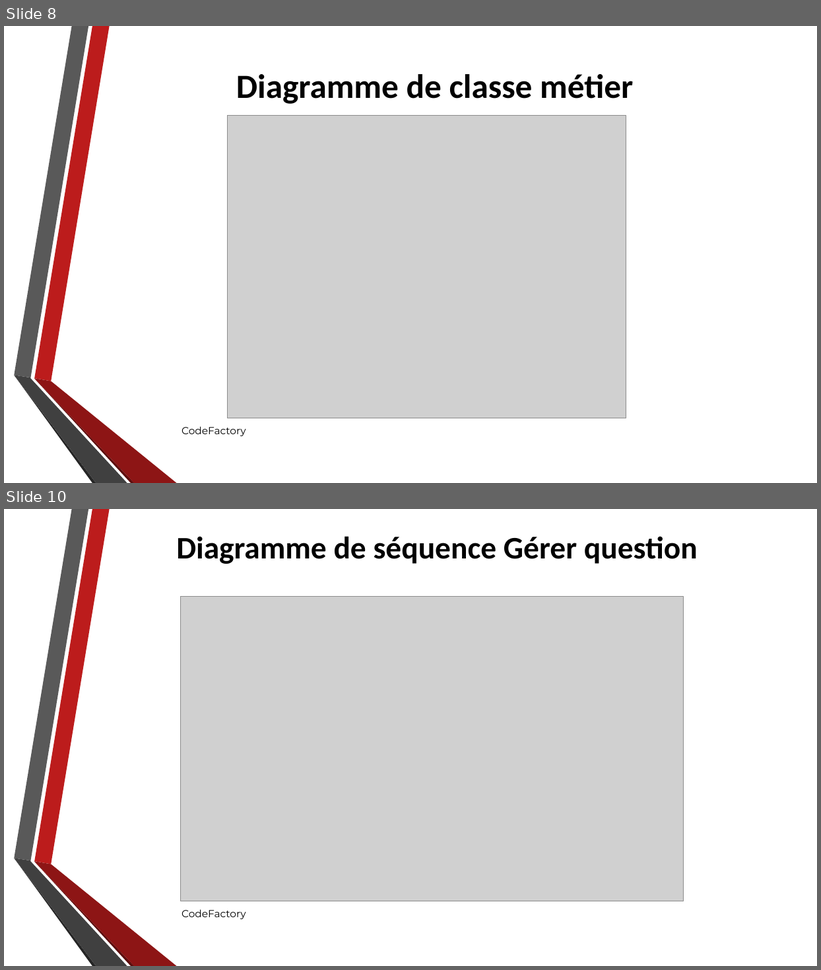
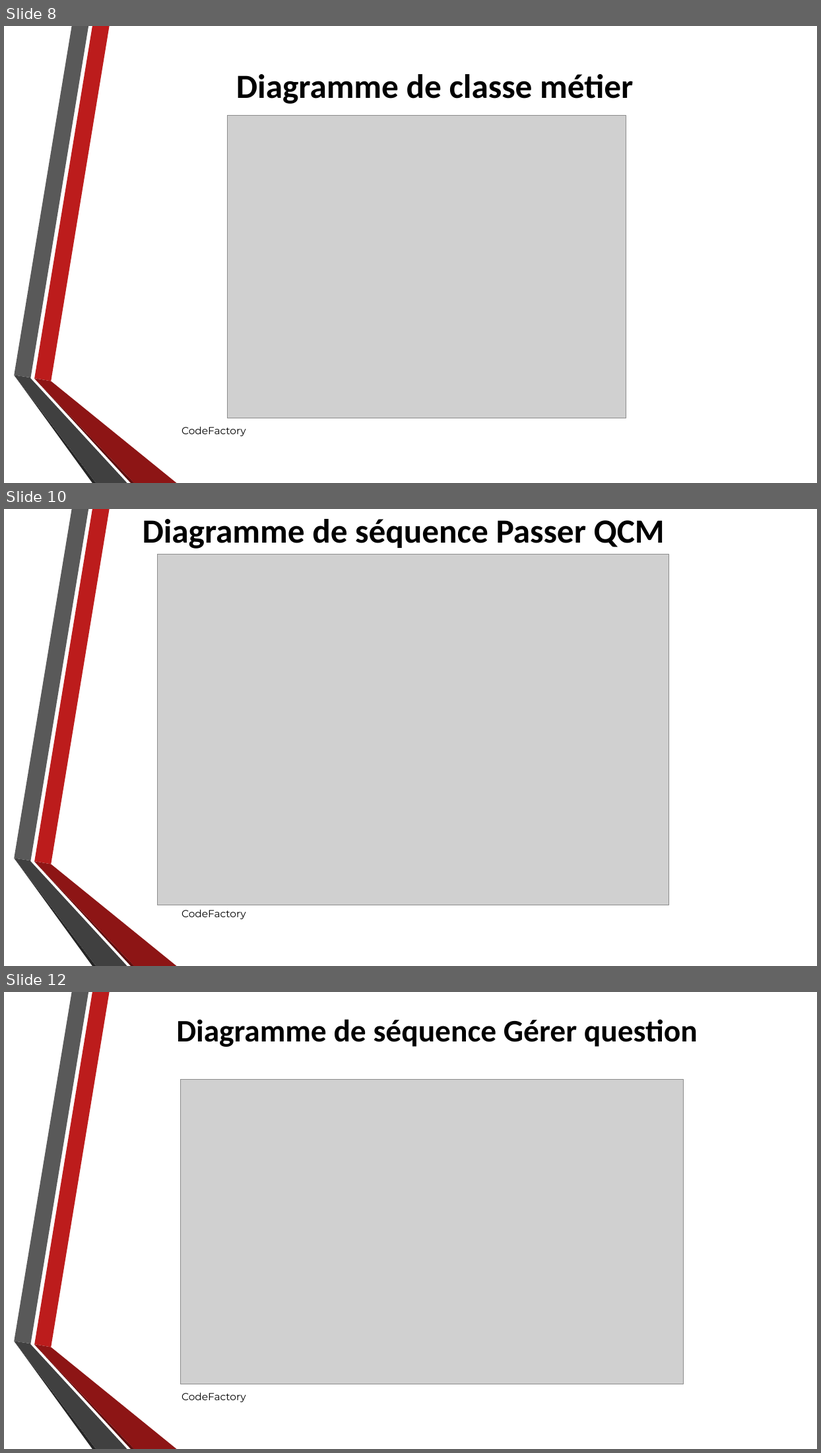
Before and after one commit to Ashmouth/IL, a slide deck: Diaporama/Diaporama.odp. Shown one above the other, each under a label of ours: slides 8 and 10 before the commit, slides 8, 10 and 12 after it; the slides between them are not shown. The pictures are 821x970 and 821x1453 pixels, drawn with LibreOffice and Linux fonts; fonts in the diff are those of the drawing; grey boxes stand for pictures; background and template pictures are left out. Boxes give left, top, right and bottom in pixels: in the first picture for what was removed or moved away, otherwise in the second. Text is boxed around its words. In the diff, an @@ line names an element or a change of style, - is before the commit and + after.

```diff
--- a/Diaporama/Diaporama.odp
+++ b/Diaporama/Diaporama.odp
@@ slide 10 added at (x1=4, y1=509, x2=817, y2=966), background picture (left out); not listed: 6 template elements that a slide beside it also shows @@
@@ title added at (x1=143, y1=519, x2=665, y2=549), 40 pt, text #000000, bold @@
+Diagramme de séquence Passer QCM
@@ picture added at (x1=158, y1=554, x2=669, y2=905) @@
@@ text added at (x1=182, y1=910, x2=246, y2=920), 12 pt, text #000000 @@
+CodeFactory
@@ what was slide 10 is now slide 12 @@
```
Also in this commit, not shown: 2 slides changed, 2 other slides added, 7 other files.
